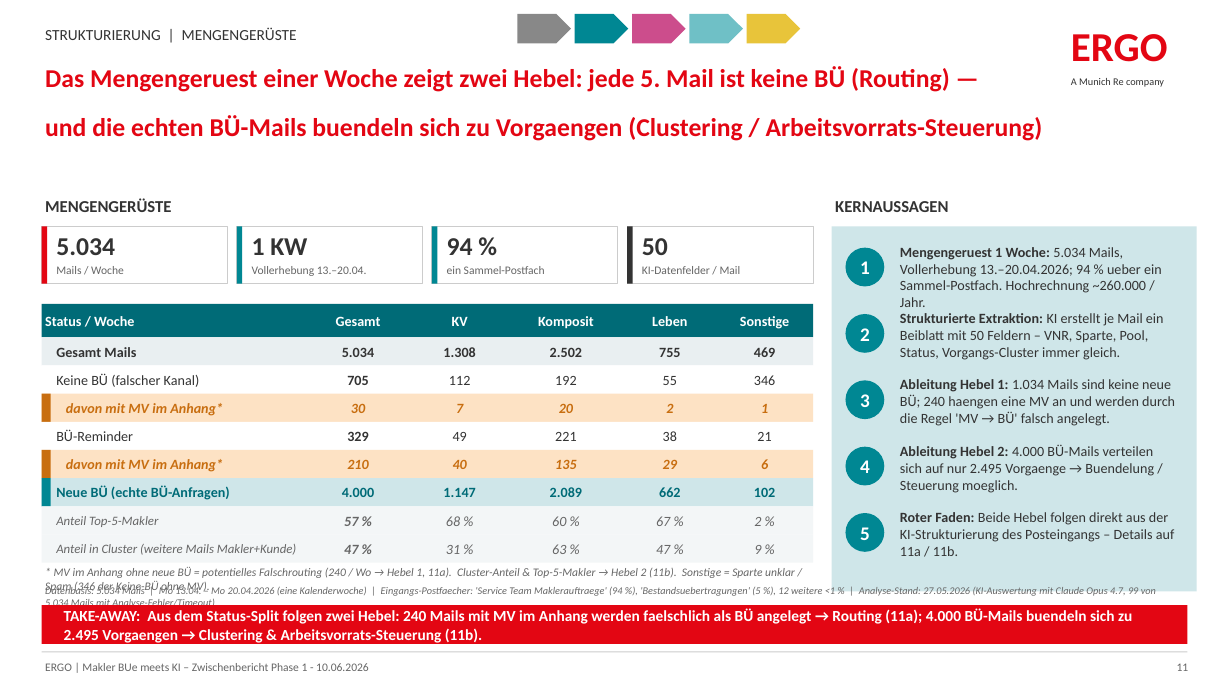
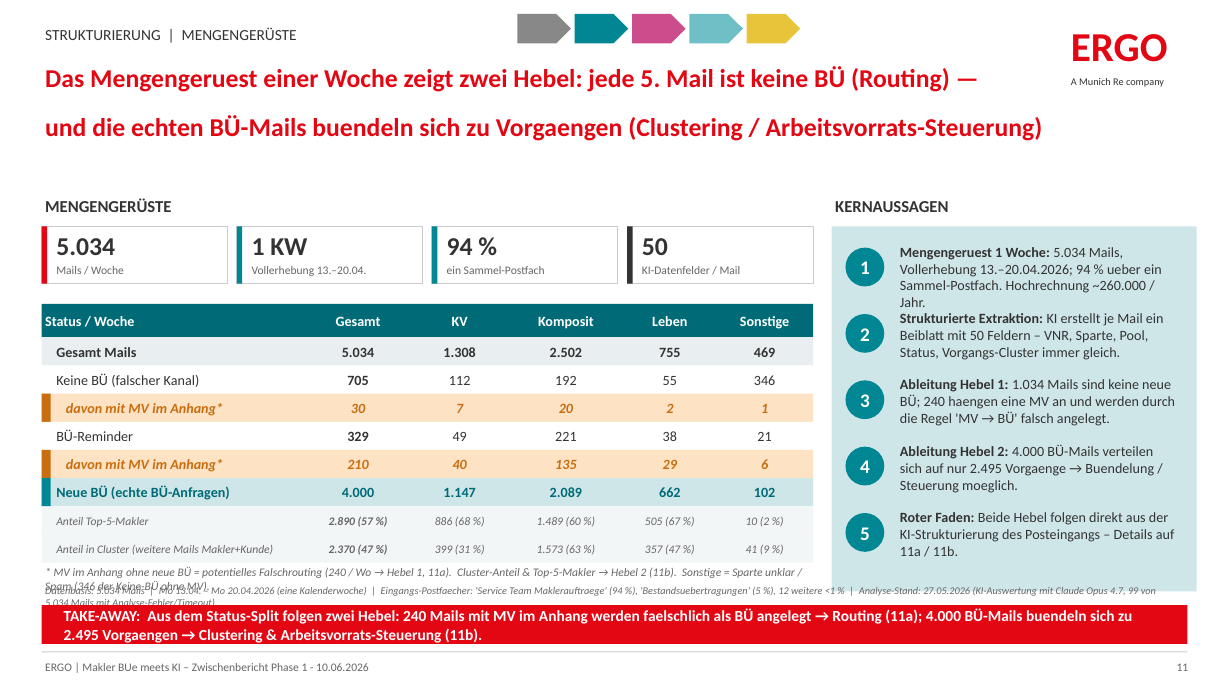
Before and after one commit to brenneisen-e/emailimport, a slide deck: slide 1 of ERGO-Mengengeruest-2Slides-Berichtslook.pptx. Drawn at 1232x693 pixels with LibreOffice and Linux fonts; fonts in the diff are those of the drawing. Boxes give left, top, right and bottom in pixels: in the first picture for what was removed or moved away, otherwise in the second. Text is boxed around its words. In the diff, an @@ line names an element or a change of style, - is before the commit and + after.

```diff
--- a/ERGO-Mengengeruest-2Slides-Berichtslook.pptx
+++ b/ERGO-Mengengeruest-2Slides-Berichtslook.pptx
@@ text "Anteil Top-5-Makler" at (x1=56, y1=517, x2=149, y2=527): size 10 to 9 pt @@
@@ text "Anteil in Cluster (weitere Mails ..." at (x1=56, y1=545, x2=274, y2=555): size 10 to 9 pt @@
@@ text at (x1=329, y1=516, x2=373, y2=527): text changed; size 11 to 9 pt @@
-57 %
+2.890 (57 %)
@@ text at (x1=435, y1=517, x2=470, y2=527): text changed; size 11 to 9 pt @@
-68 %
+886 (68 %)
@@ text at (x1=537, y1=517, x2=581, y2=527): text changed; size 11 to 9 pt @@
-60 %
+1.489 (60 %)
@@ text at (x1=645, y1=517, x2=680, y2=526): text changed; size 11 to 9 pt @@
-67 %
+505 (67 %)
@@ text at (x1=746, y1=517, x2=769, y2=527): text changed; size 11 to 9 pt @@
-2 %
+10 (2 %)
@@ text at (x1=329, y1=544, x2=373, y2=555): text changed; size 11 to 9 pt @@
-47 %
+2.370 (47 %)
@@ text at (x1=435, y1=545, x2=470, y2=555): text changed; size 11 to 9 pt @@
-31 %
+399 (31 %)
@@ text at (x1=537, y1=545, x2=581, y2=555): text changed; size 11 to 9 pt @@
-63 %
+1.573 (63 %)
@@ text at (x1=645, y1=545, x2=680, y2=554): text changed; size 11 to 9 pt @@
-47 %
+357 (47 %)
@@ text at (x1=746, y1=545, x2=769, y2=555): text changed; size 11 to 9 pt @@
-9 %
+41 (9 %)
```
